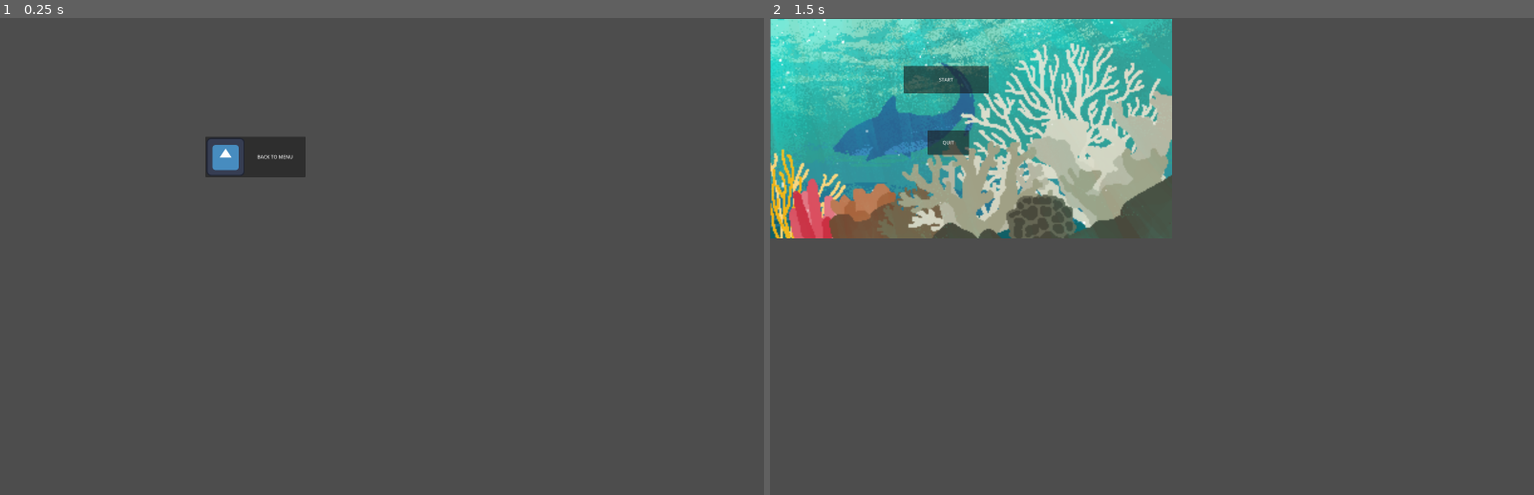
Above: before the commit, frames 1-2 (left to right).
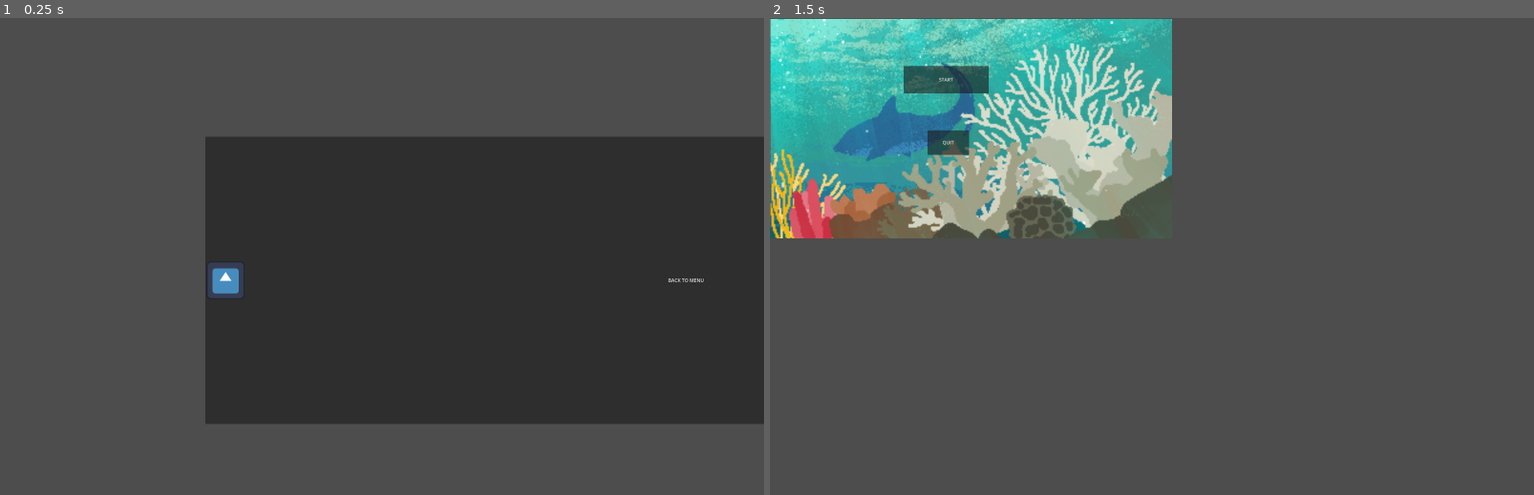
Above: after the commit, the same moments.

Repository: M-L-o-g-i-c/s.h.a.r.k
Game: Godot game, scene res://scenes/menus/ggs.tscn
Two runs of this game, one before a commit and one after it. Both use one fixed random seed, a clock stepped at 60 frames per second and the inputs below. This scene is started directly instead of the project's main scene. The engine's default icon, where the game draws it, is replaced by a stand-in: a white triangle on a blue panel in a dark square.
Inputs:
- Up to frame 1 (0.25 s): no input
- Up to frame 2 (1.5 s): tap Enter at 0.5 s; hold D (right) 0.53-1.25 s; hold Shift (boost) 0.53-1.25 s; click "BACK TO MENU" at 1.25 s

The runs differ from the first frame. In frame 1, 43% of the frame differs, in the area x 26-100%, y 25-85%; in frame 2, nothing differs.

Commit message:
BRO PLEASE WORK ON THIS SOON
nooooooooo we are kind of cooked

Diff:
--- a/CompetitiveProgramming/Enemies/starfish.gd
+++ b/CompetitiveProgramming/Enemies/starfish.gd
@@ -100,6 +100,6 @@
 		#look at and follow player if player is detected
 
 func get_killed():
-	print("he beat the shit out of me")
+	print("i geot killed")
 	queue_free()
 	#basically this means the enemy got cooked
--- a/CompetitiveProgramming/characterCode/s.h.a.r.k.gd
+++ b/CompetitiveProgramming/characterCode/s.h.a.r.k.gd
@@ -130,3 +130,5 @@
 			Game.starfish_killed += 1
 			print(Game.starfish_killed)
 			body.get_killed()
+			if Game.starfish_killed==Game.STARFISH_TARGET:
+				get_tree().change_scene_to_file("res://scenes/main.tscn")
--- a/CompetitiveProgramming/mains/cp/MOST_IMPORTANT/GameManager.gd
+++ b/CompetitiveProgramming/mains/cp/MOST_IMPORTANT/GameManager.gd
@@ -24,7 +24,7 @@
 var starfish_killed : int = 0
 var lionfish_killed : int = 0
 const STARFISH_TARGET : int = 6
-const LIONFISH_TARGET : int = 7
+const LIONFISH_TARGET : int =0
 
 signal coin_earned()
 signal coin_gained()
@@ -44,10 +44,10 @@
 
 
 
+var levels_won : Array[bool] = [true, false, false, false, false, false, false]
 
 
-
-
+# checks each individual level to see if they are enterable (no reentry)
 
 
 
--- a/CompetitiveProgramming/tasks/tp_1.gd
+++ b/CompetitiveProgramming/tasks/tp_1.gd
@@ -33,5 +33,5 @@
 
 
 
-func _on_body_entered(body: Node2D) -> void:
+func _on_body_entered(_bd : Node2D):
 	get_tree().call_deferred("change_scene_to_file", "res://scenes/mainTasks/earlyStage/level_1.tscn")
--- /dev/null
+++ b/CompetitiveProgramming/tp/tp_2.gd
@@ -0,0 +1,24 @@
+extends Area2D
+
+
+
+
+
+
+
+
+
+
+
+
+
+
+
+
+
+
+
+
+
+func _on_body_entered(_bud):
+	if Game.levels_won[2]: get_tree().call_deferred("change_scene_to_file", "res://scenes/mainTasks/earlyStage/level_2.tscn")
--- a/scenes/mainTasks/earlyStage/tp_1.tscn
+++ b/scenes/mainTasks/earlyStage/tp_1.tscn
@@ -7,6 +7,7 @@
 size = Vector2(27.5, 24)
 
 [node name="Tp1" type="Area2D" unique_id=838727701]
+collision_layer = 1024
 collision_mask = 2
 script = ExtResource("1_y2jup")
 
--- /dev/null
+++ b/scenes/menus/Shop/reef_shop.tscn
@@ -0,0 +1,36 @@
+[gd_scene format=3 uid="uid://0gob41x81xg"]
+
+[node name="ReefShop" type="Control" unique_id=197530430]
+layout_mode = 3
+anchors_preset = 15
+anchor_right = 1.0
+anchor_bottom = 1.0
+offset_right = 41.0
+offset_bottom = 24.0
+grow_horizontal = 2
+grow_vertical = 2
+
+[node name="UI" type="CanvasLayer" parent="." unique_id=528733859]
+
+[node name="CoralCoins" type="Label" parent="UI" unique_id=574677597]
+offset_right = 40.0
+offset_bottom = 23.0
+
+[node name="ShopPanels" type="Panel" parent="UI" unique_id=704191941]
+offset_right = 40.0
+offset_bottom = 40.0
+
+[node name="PanelLabel" type="Label" parent="UI/ShopPanels" unique_id=530140585]
+layout_mode = 0
+offset_right = 40.0
+offset_bottom = 23.0
+
+[node name="ScrollContainer" type="ScrollContainer" parent="UI/ShopPanels" unique_id=1859084595]
+layout_mode = 0
+offset_left = 320.0
+offset_top = 158.0
+offset_right = 360.0
+offset_bottom = 198.0
+
+[node name="VBoxContainer" type="VBoxContainer" parent="UI/ShopPanels/ScrollContainer" unique_id=1825174369]
+layout_mode = 2
--- a/scenes/menus/ggs.tscn
+++ b/scenes/menus/ggs.tscn
@@ -16,8 +16,8 @@
 layout_mode = 0
 offset_left = 688.0
 offset_top = 398.0
-offset_right = 1024.0
-offset_bottom = 531.0
+offset_right = 3778.0
+offset_bottom = 1362.0
 text = "BACK TO MENU"
 icon = ExtResource("2_vui1c")
 
--- /dev/null
+++ b/scenes/notMainTasks/tp/tp_2.tscn
@@ -0,0 +1,23 @@
+[gd_scene format=3 uid="uid://blgwib0bqh7t1"]
+
+[ext_resource type="Texture2D" uid="uid://ogww41lgdewb" path="res://scenes/almostUseless/don'tGoonToThis/icon.svg" id="1_pkjcc"]
+[ext_resource type="Script" uid="uid://cnrp4rgod2cta" path="res://CompetitiveProgramming/tp/tp_2.gd" id="1_vn78d"]
+
+[sub_resource type="CircleShape2D" id="CircleShape2D_vn78d"]
+radius = 34.0147
+
+[node name="Tp2" type="Area2D" unique_id=1423760784]
+collision_layer = 1024
+collision_mask = 2
+script = ExtResource("1_vn78d")
+
+[node name="Sprite2D" type="Sprite2D" parent="." unique_id=746105746]
+position = Vector2(-0.9999995, 0)
+scale = Vector2(0.41406247, 0.421875)
+texture = ExtResource("1_pkjcc")
+
+[node name="tpbody" type="CollisionShape2D" parent="." unique_id=782636429]
+position = Vector2(-1, -1)
+shape = SubResource("CircleShape2D_vn78d")
+
+[connection signal="body_entered" from="." to="." method="_on_body_entered"]
Not shown, added: CompetitiveProgramming/tp/tp_2.gd.uid
